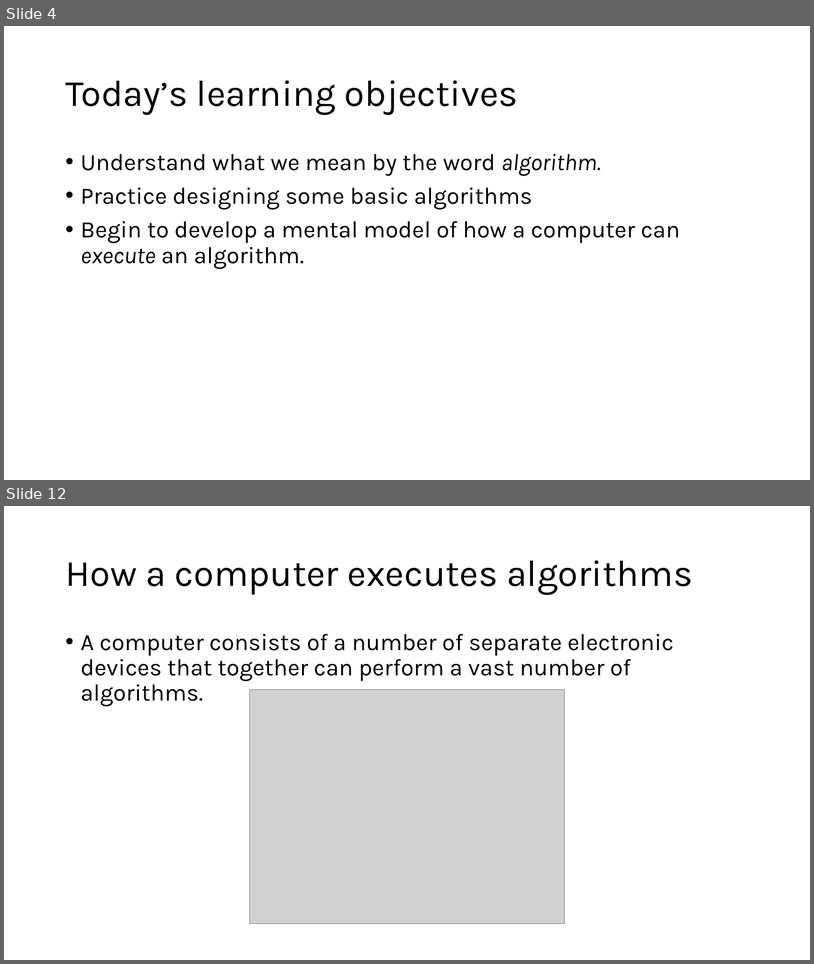
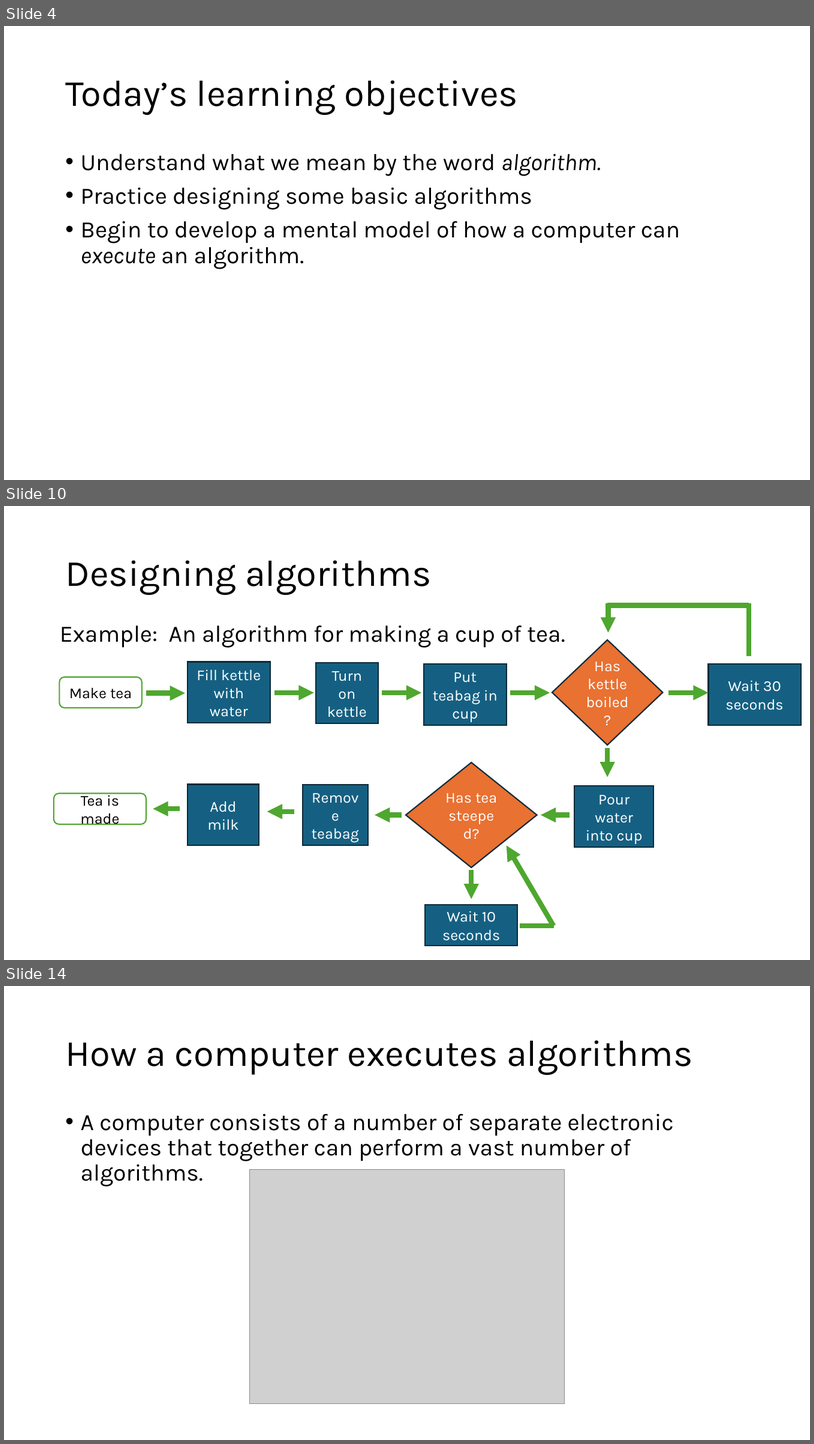
Before and after one commit to engmaths/SEMT10002_2025, a slide deck: Week_1_variables_operators_and_algorithms/Seminar_algorithms/seminar1_algorithms.pptx. Shown one above the other, each under a label of ours: slides 4 and 12 before the commit, slides 4, 10 and 14 after it; the slides between them are not shown. The pictures are 814x964 and 814x1444 pixels, drawn with LibreOffice and Linux fonts; fonts in the diff are those of the drawing; grey boxes stand for pictures. Boxes give left, top, right and bottom in pixels: in the first picture for what was removed or moved away, otherwise in the second. Text is boxed around its words. In the diff, an @@ line names an element or a change of style, - is before the commit and + after.

```diff
--- a/Week_1_variables_operators_and_algorithms/Seminar_algorithms/seminar1_algorithms.pptx
+++ b/Week_1_variables_operators_and_algorithms/Seminar_algorithms/seminar1_algorithms.pptx
@@ slide 10 added at (x1=4, y1=506, x2=810, y2=960), background #FFFFFF @@
@@ title added at (x1=65, y1=560, x2=431, y2=595), 44 pt, text #000000 @@
+Designing algorithms
@@ line added from (608, 605) to (749, 605), #4EA72E 6 pt @@
@@ arrow added from (609, 603) to (609, 633), #4EA72E 6 pt @@
@@ line added from (749, 656) to (749, 603), #4EA72E 6 pt @@
@@ text added at (x1=60, y1=625, x2=565, y2=648), 28 pt, text #000000 @@
+Example: An algorithm for making a cup of tea.
@@ diamond added at (x1=552, y1=640, x2=663, y2=745), fill #E97132, outline #092A39 1.5 pt, 18 pt, text #FFFFFF @@
+Has kettle boiled?
@@ rectangle added at (x1=188, y1=662, x2=270, y2=723), fill #156082, outline #092A39 1.5 pt, 18 pt, text #FFFFFF @@
+Fill kettle with water
@@ rectangle added at (x1=316, y1=663, x2=378, y2=724), fill #156082, outline #092A39 1.5 pt, 18 pt, text #FFFFFF @@
+Turn on kettle
@@ rectangle added at (x1=424, y1=664, x2=507, y2=725), fill #156082, outline #092A39 1.5 pt, 18 pt, text #FFFFFF @@
+Put teabag in cup
@@ rectangle added at (x1=709, y1=664, x2=801, y2=725), fill #156082, outline #092A39 1.5 pt, 18 pt, text #FFFFFF @@
+Wait 30 seconds
@@ rounded rectangle added at (x1=60, y1=677, x2=142, y2=708), fill #FFFFFF, outline #4EA72E 1.5 pt, 18 pt, text #000000 @@
+Make tea
@@ arrow added from (147, 693) to (185, 693), #4EA72E 6 pt @@
@@ arrow added from (275, 693) to (314, 693), #4EA72E 6 pt @@
@@ arrow added from (382, 693) to (422, 693), #4EA72E 6 pt @@
@@ arrow added from (510, 693) to (550, 693), #4EA72E 6 pt @@
@@ arrow added from (669, 693) to (709, 693), #4EA72E 6 pt @@
@@ arrow added from (608, 748) to (608, 777), #4EA72E 6 pt @@
@@ diamond added at (x1=406, y1=762, x2=537, y2=868), fill #E97132, outline #092A39 1.5 pt, 18 pt, text #FFFFFF @@
+Has tea steeped?
@@ rounded rectangle added at (x1=54, y1=793, x2=146, y2=824), fill #FFFFFF, outline #4EA72E 1.5 pt, 18 pt, text #000000 @@
+Tea is made
@@ rectangle added at (x1=188, y1=784, x2=259, y2=846), fill #156082, outline #092A39 1.5 pt, 18 pt, text #FFFFFF @@
+Add milk
@@ rectangle added at (x1=303, y1=784, x2=369, y2=846), fill #156082, outline #092A39 1.5 pt, 18 pt, text #FFFFFF @@
+Remove teabag
@@ rectangle added at (x1=575, y1=786, x2=654, y2=847), fill #156082, outline #092A39 1.5 pt, 18 pt, text #FFFFFF @@
+Pour water into cup
@@ arrow added from (180, 808) to (153, 808), #4EA72E 6 pt @@
@@ arrow added from (294, 811) to (267, 811), #4EA72E 6 pt @@
@@ arrow added from (402, 814) to (375, 814), #4EA72E 6 pt @@
@@ arrow added from (570, 814) to (541, 814), #4EA72E 6 pt @@
@@ arrow added from (554, 926) to (507, 846), #4EA72E 6 pt @@
@@ arrow added from (471, 870) to (471, 898), #4EA72E 6 pt @@
@@ rectangle added at (x1=426, y1=904, x2=518, y2=945), fill #156082, outline #092A39 1.5 pt, 18 pt, text #FFFFFF @@
+Wait 10 seconds
@@ line added from (520, 926) to (555, 926), #4EA72E 6 pt @@
@@ what was slide 12 is now slide 14 @@
```
Also in this commit, not shown: 8 slides changed, 5 other slides added, 1 slide removed, 1 other file.
